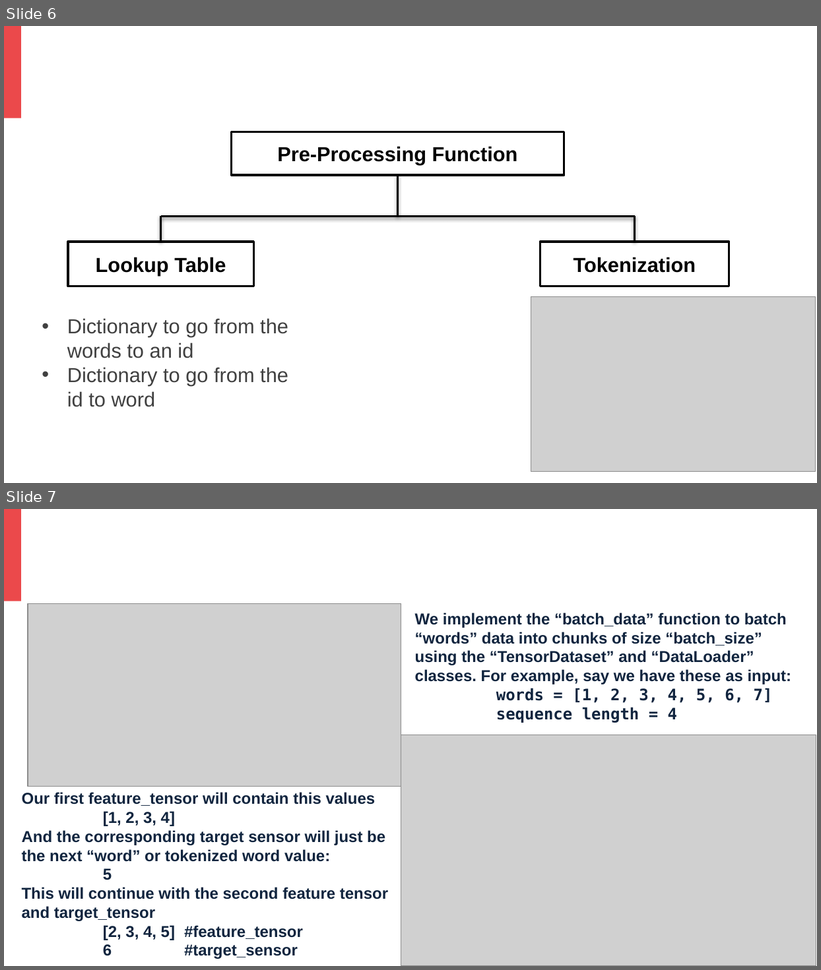
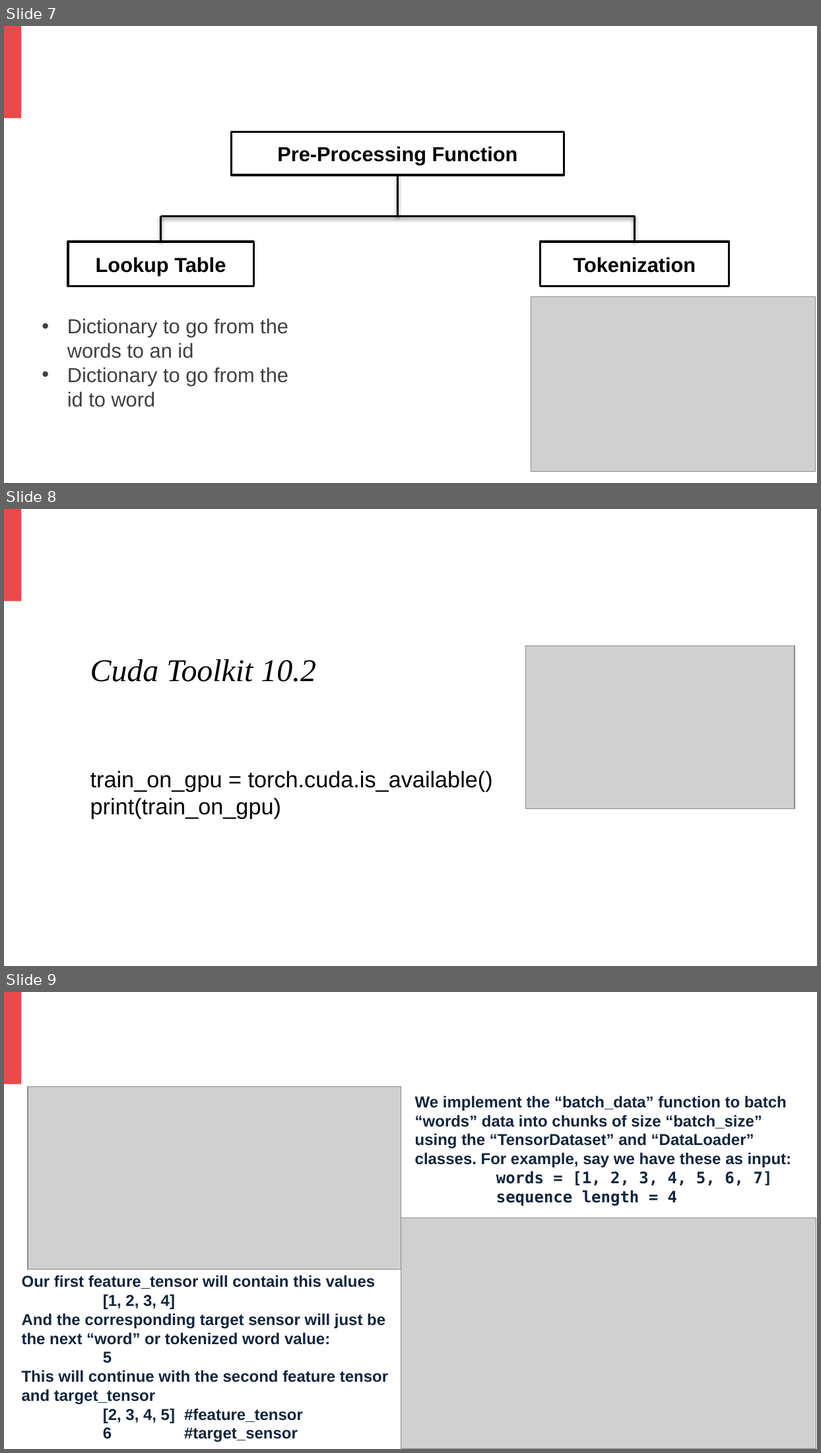
Before and after one commit to OahidZihad/CSE465-TV-Script-Generator, a slide deck: cse465 presentation.pptx. Shown one above the other, each under a label of ours: slides 6 and 7 before the commit, slides 7, 8 and 9 after it. The pictures are 821x970 and 821x1453 pixels, drawn with LibreOffice and Linux fonts; fonts in the diff are those of the drawing; grey boxes stand for pictures; background and template pictures are left out. Boxes give left, top, right and bottom in pixels: in the first picture for what was removed or moved away, otherwise in the second. Text is boxed around its words. In the diff, an @@ line names an element or a change of style, - is before the commit and + after.

Commit message:
change in pptx

```diff
--- a/cse465 presentation.pptx
+++ b/cse465 presentation.pptx
@@ slide 8 added at (4,509,817,966), background picture (left out); not listed: 1 template element that a slide beside it also shows @@
@@ text added at (32,526,673,577), 36 pt, text #FFFFFF @@
+GPU Availability
@@ picture added at (526,646,795,809) @@
@@ text added at (90,659,316,682), 28 pt, text #000000, italic @@
+Cuda Toolkit 10.2
@@ text added at (90,771,493,819), 20 pt, text #000000 @@
+train_on_gpu = torch.cuda.is_available()
+print(train_on_gpu)
@@ what was slide 6 is now slide 7 @@
@@ what was slide 7 is now slide 9 @@
```
Also in this commit, not shown: 1 slide changed, 1 other slide added.
